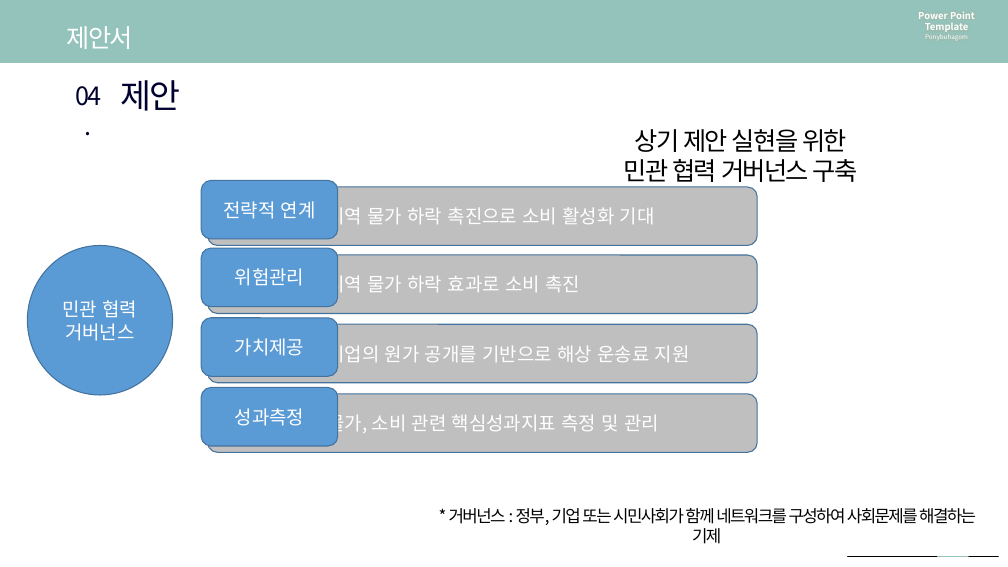
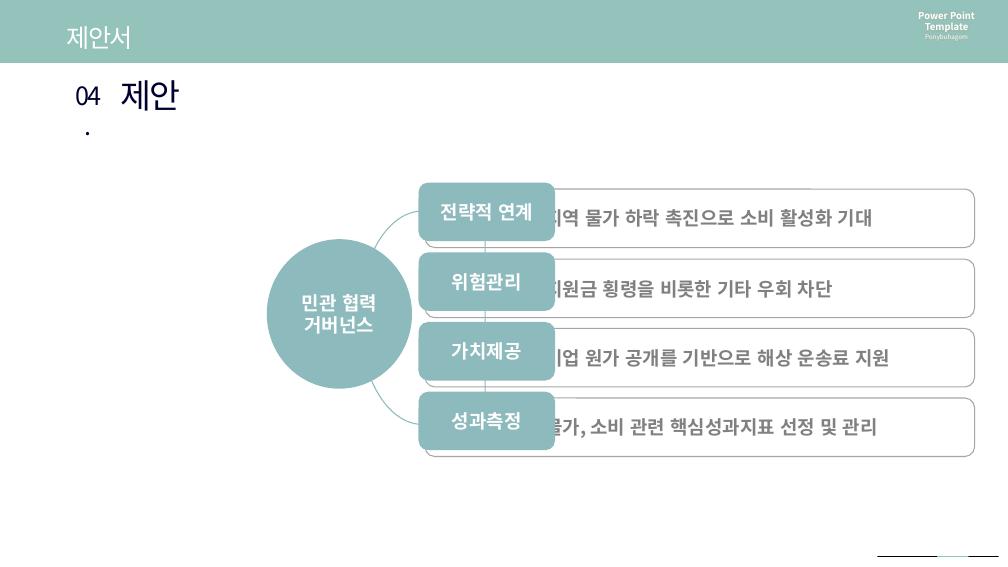
Before and after one commit to so-jeong0127/6-project, a slide deck: slide 3 of 6조_첨가중[신혁].pptx. Drawn at 1008x567 pixels with LibreOffice and Linux fonts; fonts in the diff are those of the drawing. Boxes give left, top, right and bottom in pixels: in the first picture for what was removed or moved away, otherwise in the second. Text is boxed around its words. In the diff, an @@ line names an element or a change of style, - is before the commit and + after.

```diff
--- a/6조_첨가중[신혁].pptx
+++ b/6조_첨가중[신혁].pptx
@@ text removed at (624,129,858,188) @@
-상기 제안 실현을 위한
-민관 협력 거버넌스 구축
@@ rounded rectangle "전략적 연계": place and size @@
-rounded rectangle "전략적 연계" at (201,181,338,239)
+rounded rectangle "전략적 연계" at (419,182,556,240)
@@ rounded rectangle "지역 물가 하락 촉진으로 소비 ...": place and size @@
-rounded rectangle "지역 물가 하락 촉진으로 소비 ..." at (208,187,758,245)
+rounded rectangle "지역 물가 하락 촉진으로 소비 ..." at (425,189,975,247)
@@ rounded rectangle "지역 물가 하락 촉진으로 소비 ..." at (425,189,975,247): text colour #FFFFFF to #808080, bold on; fill #BFBFBF to none; outline #43739E 1 pt to #A6A6A6 1 pt @@
@@ bold on; fill #5B9BD5 to #8DBABD; outline #43739E 1 pt to none in 5 elements at (419,182,556,240), (419,392,556,450), (419,253,556,311), (419,322,556,380), (267,239,412,389) @@
@@ ellipse "민관 협력": place and size @@
-ellipse "민관 협력" at (27,246,172,395)
+ellipse "민관 협력" at (267,239,412,389)
@@ flow chart delay added at (360,211,485,424), outline #8DBABD 1 pt @@
@@ 3 rounded rectangles: place and size @@
-3 rounded rectangles at (208,255,758,452)
+3 rounded rectangles at (425,259,975,457)
@@ fill #BFBFBF to none; outline #43739E 1 pt to #A6A6A6 1 pt in 3 elements at (425,329,975,387), (425,399,975,457), (425,259,975,318) @@
@@ text in rounded rectangle at (545,276,833,301): text changed; text colour #FFFFFF to #808080; bold on @@
-지역 물가 하락 효과로 소비 촉진
+지원금 횡령을 비롯한 기타 우회 차단
@@ 3 rounded rectangles: place and size @@
-3 rounded rectangles at (201,248,338,446)
+3 rounded rectangles at (419,253,556,450)
@@ text in rounded rectangle at (545,345,890,370): text changed; text colour #FFFFFF to #808080; bold on @@
-기업의 원가 공개를 기반으로 해상 운송료 지원
+기업 원가 공개를 기반으로 해상 운송료 지원
@@ text in rounded rectangle at (545,415,878,440): text changed; text colour #FFFFFF to #808080; bold on @@
-물가, 소비 관련 핵심성과지표 측정 및 관리
+물가, 소비 관련 핵심성과지표 선정 및 관리
@@ text removed at (449,508,976,544) @@
-* 거버넌스 : 정부, 기업 또는 시민사회가 함께 네트워크를 구성하여 사회문제를 해결하는 기제
@@ line removed from (848, 557) to (878, 557) @@
```
Also in this commit, not shown: 2 other slides changed.
